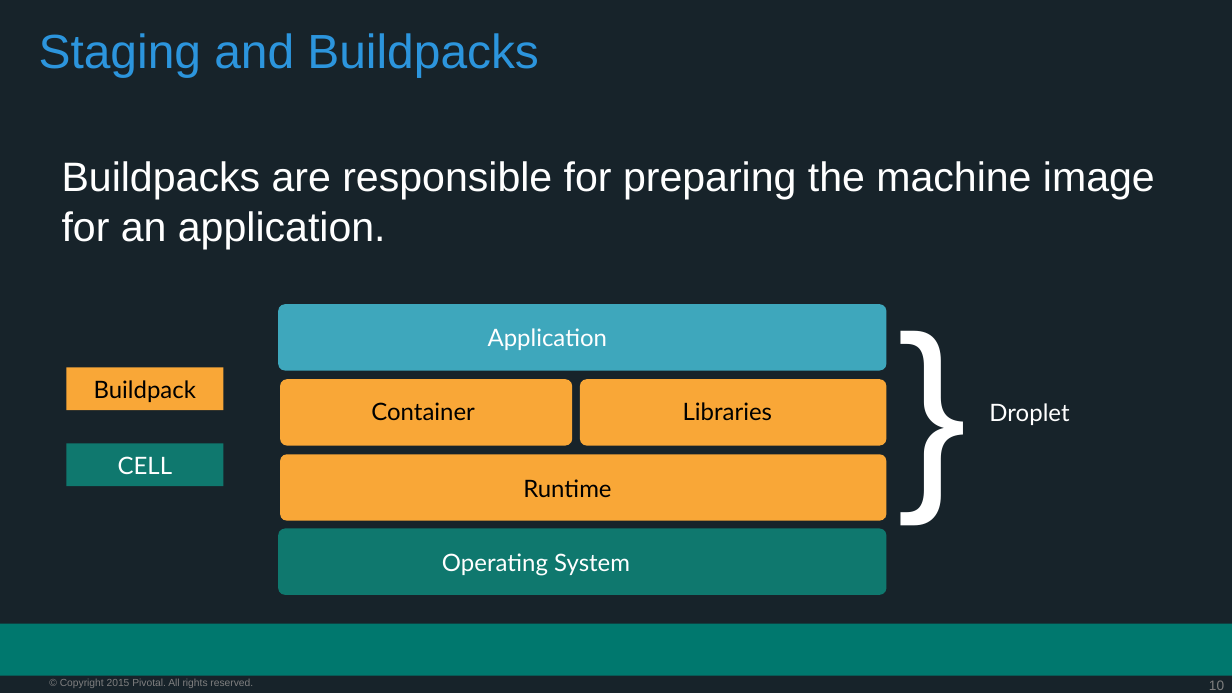
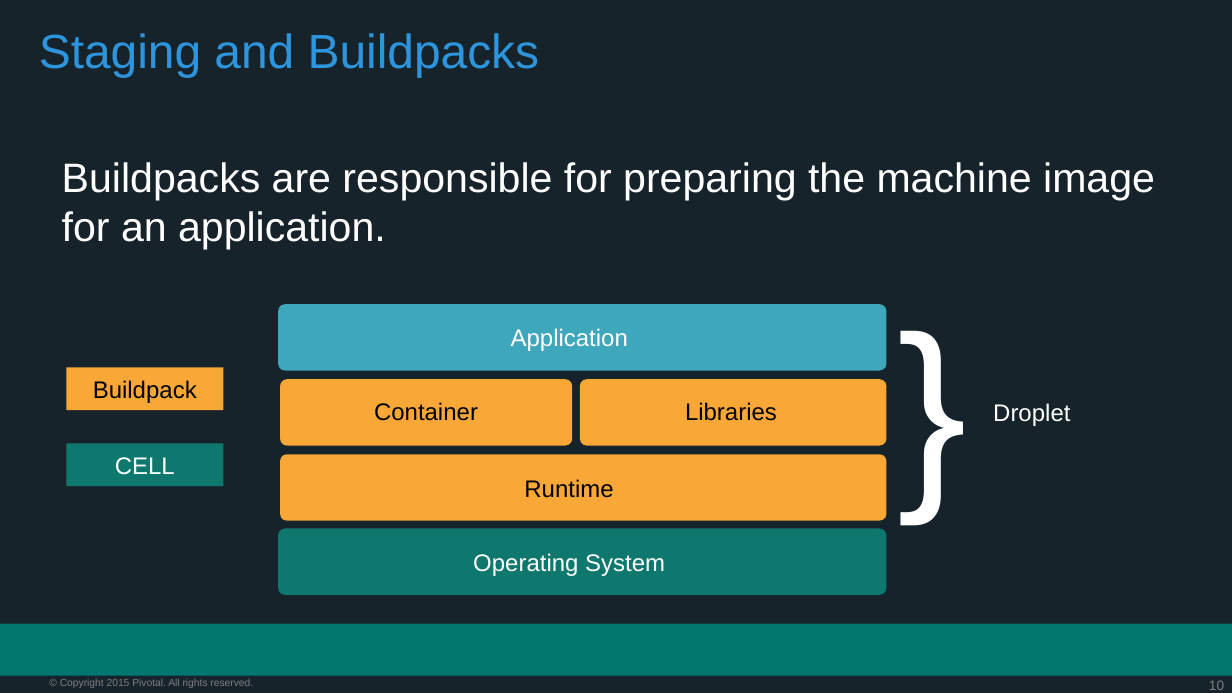
Before and after one commit to kishorepkr/PCF-Workshop-Fox, a slide deck: slide 10 of presentations/PCF-Architecture.pptx. Drawn at 1232x693 pixels with LibreOffice and Linux fonts; fonts in the diff are those of the drawing; background and template pictures are left out. Boxes give left, top, right and bottom in pixels: in the first picture for what was removed or moved away, otherwise in the second. Text is boxed around its words. In the diff, an @@ line names an element or a change of style, - is before the commit and + after.

```diff
--- a/presentations/PCF-Architecture.pptx
+++ b/presentations/PCF-Architecture.pptx
@@ text "Buildpacks are responsible for preparing ..." at [62, 162, 1155, 249]: less space between paragraphs @@
@@ font Lato to Arial in 8 elements at [511, 328, 628, 351], [374, 402, 478, 421], [524, 479, 613, 498], [473, 553, 665, 576], [685, 402, 777, 421], [67, 444, 223, 487], [67, 367, 223, 410], [993, 403, 1070, 426] @@
```
Also in this commit, not shown: 18 other slides changed.
